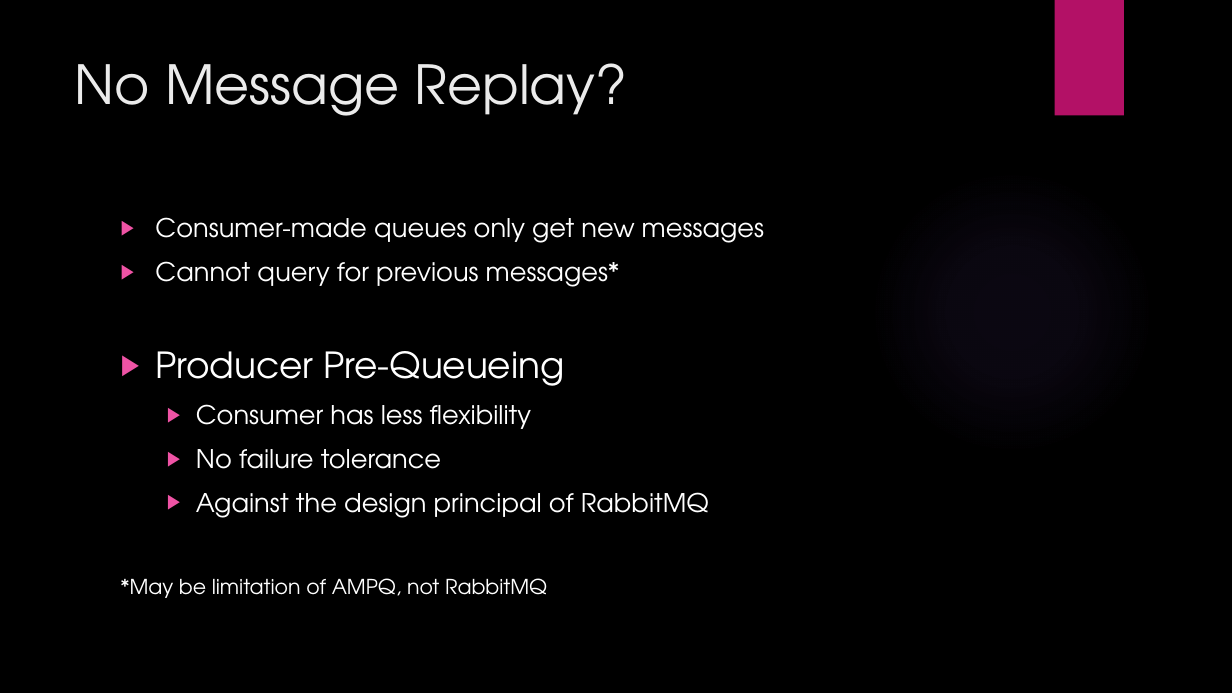
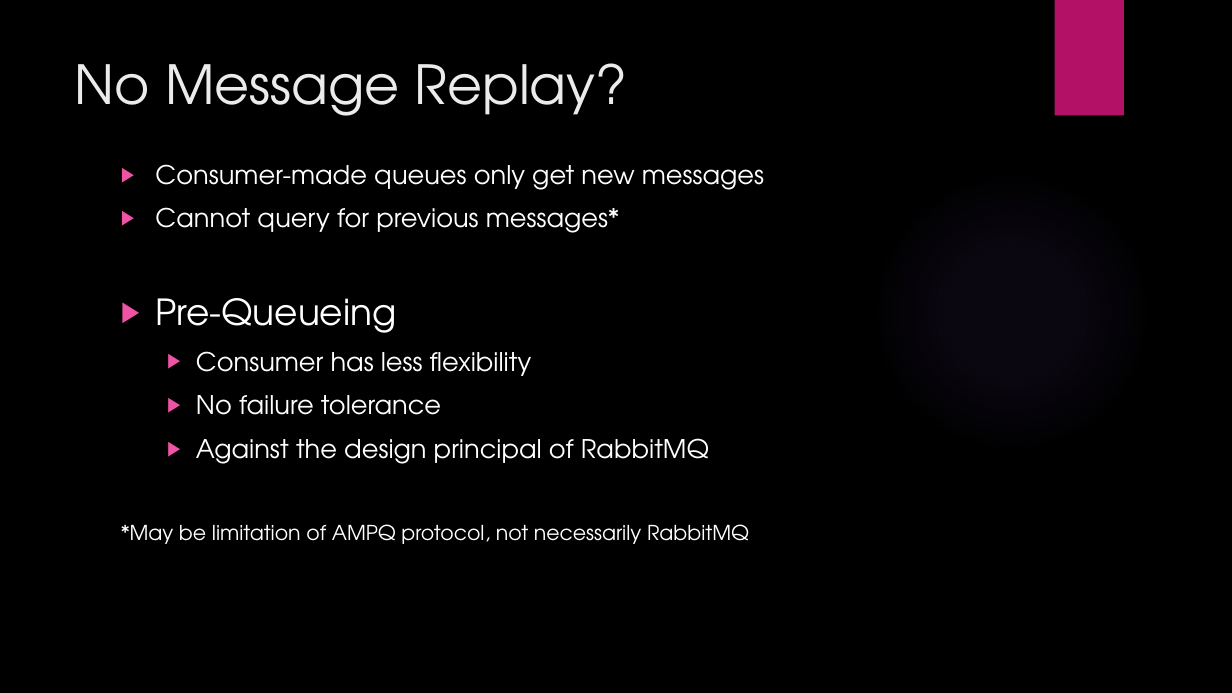
Before and after one commit to ryaovan/rabbitmq-tutorial, a slide deck: slide 26 of Rabbitmq lecture.pptx (slide 25 before the commit). Drawn at 1232x693 pixels with LibreOffice and Linux fonts; fonts in the diff are those of the drawing; background and template pictures are left out. Boxes give left, top, right and bottom in pixels: in the first picture for what was removed or moved away, otherwise in the second. Text is boxed around its words. In the diff, an @@ line names an element or a change of style, - is before the commit and + after.

```diff
--- a/Rabbitmq lecture.pptx
+++ b/Rabbitmq lecture.pptx
@@ text "Consumer-made queues only get new ...": place and size @@
-text "Consumer-made queues only get new ..." at [121, 217, 764, 598]
+text "Consumer-made queues only get new ..." at [121, 164, 764, 544]
@@ text at [155, 298, 396, 333]: text changed @@
-▶ Producer Pre-Queueing
+▶ Pre-Queueing
@@ text at [121, 524, 749, 544]: text changed @@
-*May be limitation of AMPQ, not RabbitMQ
+*May be limitation of AMPQ protocol, not necessarily RabbitMQ
```
Also in this commit, not shown: 16 other slides changed, 6 slides added, 2 slides removed, 5 other files.
